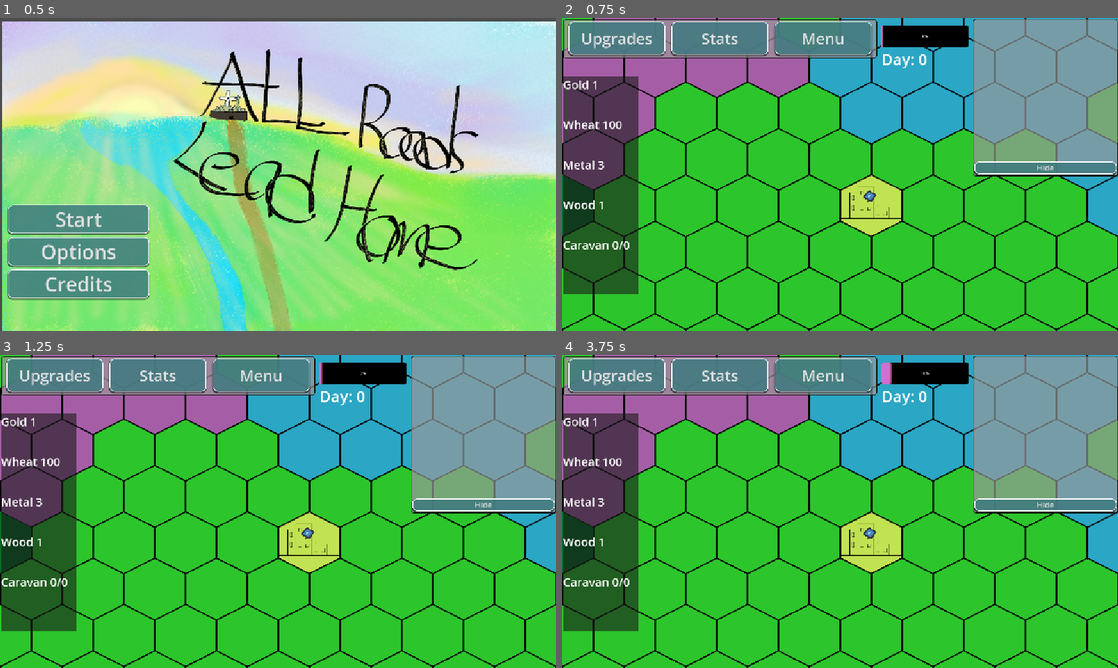
Above: before the commit, frames 1-4 (two rows, left to right).
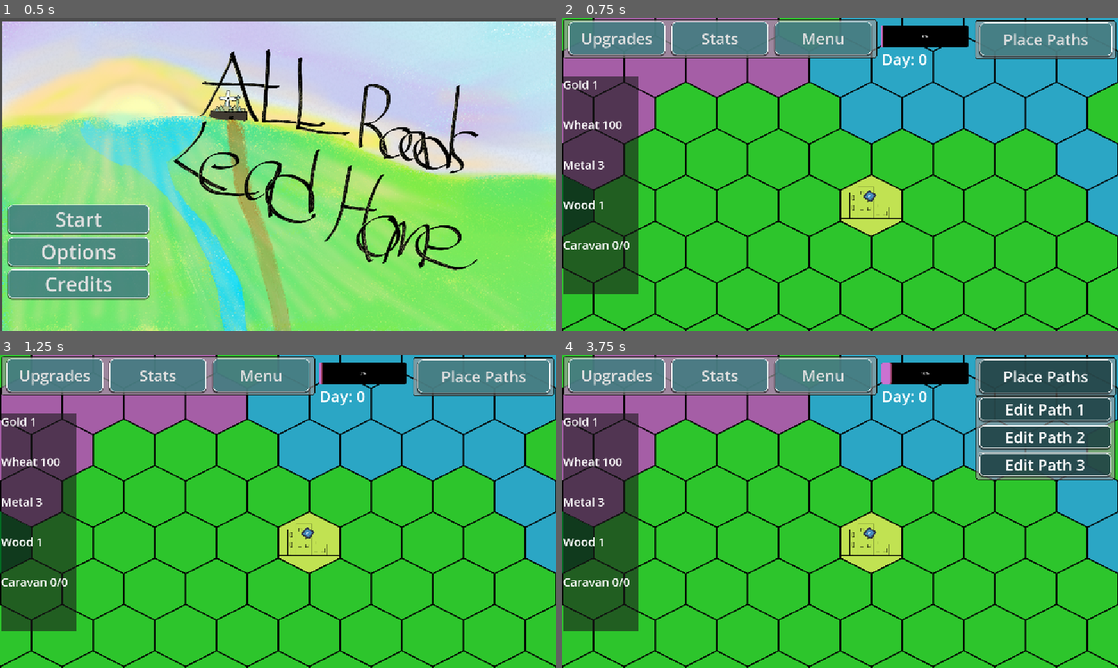
Above: after the commit, the same moments.

Repository: Group05Games/GMTK-Game-Jam-2025
Game: Godot game, scene res://Scenes/main_menu.tscn
Two runs of this game, one before a commit and one after it. Both use one fixed random seed, a clock stepped at 60 frames per second and the inputs below. The engine's default icon, where the game draws it, is replaced by a stand-in: a white triangle on a blue panel in a dark square.
Inputs (mouse positions are in pixels of both pictures, inside the frame that each line leads up to):
- Up to frame 1 (0.5 s): no input
- Up to frame 2 (0.75 s): click "Start" at 0.5 s
- Up to frame 3 (1.25 s): no input
- Up to frame 4 (3.75 s): click (1045, 376) at 1.25 s, where only the run after the commit has a clickable "Place Paths"; click (1045, 408) at 2 s, where only the run after the commit has a clickable "Edit Path 1"; click (1045, 436) at 2.75 s, where only the run after the commit has a clickable "Edit Path 2"; click (1045, 464) at 3.5 s, where only the run after the commit has a clickable "Edit Path 3"

Frame 1 is identical in both runs. In frame 2, 13% of the frame differs, in the area x 74-100%, y 0-51%; in frame 3, 13%; in frame 4, 12%.

Commit message:
WIP pathing buttons

Diff:
--- a/new-game-project/Prefabs/Camera.tscn
+++ b/new-game-project/Prefabs/Camera.tscn
@@ -46,7 +46,66 @@
 size_flags_horizontal = 3
 text = "Menu"
 
+[node name="PathPlacePanel" type="Panel" parent="."]
+z_index = -1
+offset_left = 558.0
+offset_top = -639.0
+offset_right = 1142.0
+offset_bottom = -479.0
+theme = ExtResource("2_yp6pr")
+
+[node name="HBoxContainer" type="HBoxContainer" parent="PathPlacePanel"]
+layout_mode = 0
+offset_left = 20.0
+offset_top = 9.0
+offset_right = 569.0
+offset_bottom = 146.0
+theme = ExtResource("2_yp6pr")
+theme_override_constants/separation = 27
+
+[node name="PlacePaths" type="Button" parent="PathPlacePanel/HBoxContainer"]
+layout_mode = 2
+size_flags_horizontal = 3
+toggle_mode = true
+text = "Place Paths"
+
+[node name="PathSelectPanel" type="Panel" parent="."]
+visible = false
+z_index = -1
+offset_left = 561.0
+offset_top = -479.0
+offset_right = 1139.0
+offset_bottom = -132.0
+theme = ExtResource("2_yp6pr")
+
+[node name="VBoxContainer" type="VBoxContainer" parent="PathSelectPanel"]
+layout_mode = 0
+offset_left = 15.0
+offset_top = 6.0
+offset_right = 561.0
+offset_bottom = 332.0
+theme_override_constants/separation = 20
+
+[node name="Path1" type="Button" parent="PathSelectPanel/VBoxContainer"]
+layout_mode = 2
+size_flags_horizontal = 3
+toggle_mode = true
+text = "Edit Path 1"
+
+[node name="Path2" type="Button" parent="PathSelectPanel/VBoxContainer"]
+layout_mode = 2
+size_flags_horizontal = 3
+toggle_mode = true
+text = "Edit Path 2"
+
+[node name="Path3" type="Button" parent="PathSelectPanel/VBoxContainer"]
+layout_mode = 2
+size_flags_horizontal = 3
+toggle_mode = true
+text = "Edit Path 3"
+
 [node name="LogPanel" type="Panel" parent="."]
+visible = false
 offset_left = 550.0
 offset_top = -645.0
 offset_right = 1150.0
@@ -85,7 +144,8 @@
 script = ExtResource("4_twoia")
 
 [node name="Panel" type="Panel" parent="StatsPanel"]
-layout_mode = 0
+layout_mode = 1
+anchors_preset = -1
 anchor_left = -28.725
 anchor_top = -10.175
 anchor_right = -20.9
@@ -152,5 +212,9 @@
 [connection signal="pressed" from="MenuPanel/HBoxContainer/Upgrades" to="." method="_on_upgrades_pressed"]
 [connection signal="pressed" from="MenuPanel/HBoxContainer/Stats" to="." method="_on_stats_pressed"]
 [connection signal="pressed" from="MenuPanel/HBoxContainer/Menu" to="." method="_on_menu_pressed"]
+[connection signal="pressed" from="PathPlacePanel/HBoxContainer/PlacePaths" to="." method="_on_place_paths_pressed"]
+[connection signal="pressed" from="PathSelectPanel/VBoxContainer/Path1" to="." method="_on_path_1_pressed"]
+[connection signal="pressed" from="PathSelectPanel/VBoxContainer/Path2" to="." method="_on_path_2_pressed"]
+[connection signal="pressed" from="PathSelectPanel/VBoxContainer/Path3" to="." method="_on_path_3_pressed"]
 [connection signal="pressed" from="LogPanel/Log" to="." method="_on_log_pressed"]
 [connection signal="pressed" from="GiveMeRandomResource" to="." method="_on_give_me_random_resource_pressed"]
--- a/new-game-project/Script/CameraController.gd
+++ b/new-game-project/Script/CameraController.gd
@@ -6,6 +6,7 @@
 @onready var stats_panel: Control = $StatsPanel
 @onready var upgrades_panel: Control = $UpgradesPanel
 @onready var log_panel: Panel = $LogPanel
+@onready var path_select_panel = $PathSelectPanel
 
 var LogShow : bool = true
 
@@ -70,3 +71,16 @@
 		log_panel.position = lerp(log_panel.position, log_panel.position + Vector2(0, 750), .8)
 		log_panel.get_child(0).text = "Hide"
 	LogShow = !LogShow
+
+
+func _on_place_paths_pressed():
+	path_select_panel.visible = !path_select_panel.visible
+
+func _on_path_1_pressed():
+	pass # Replace with function body.
+
+func _on_path_2_pressed():
+	pass # Replace with function body.
+
+func _on_path_3_pressed():
+	pass # Replace with function body.
--- a/new-game-project/Script/WorldTimer.gd
+++ b/new-game-project/Script/WorldTimer.gd
@@ -10,7 +10,7 @@
 
 func _physics_process(delta: float) -> void:
 	value = (day_tracker.wait_time - day_tracker.time_left)
-	print(value)
+	#print(value)
 
 
 func _on_day_tracker_timeout() -> void:
Not shown: 1 places in new-game-project/Prefabs/Camera.tscn that only renumber resources
